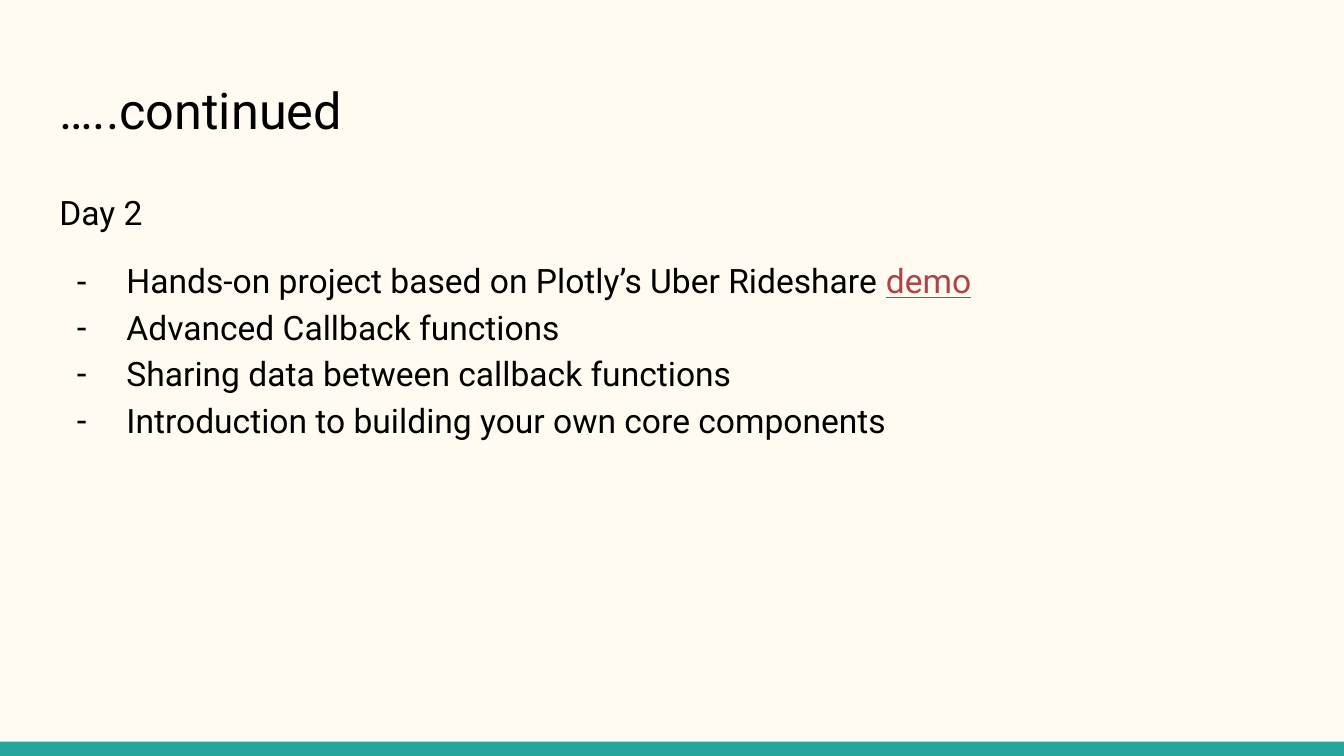
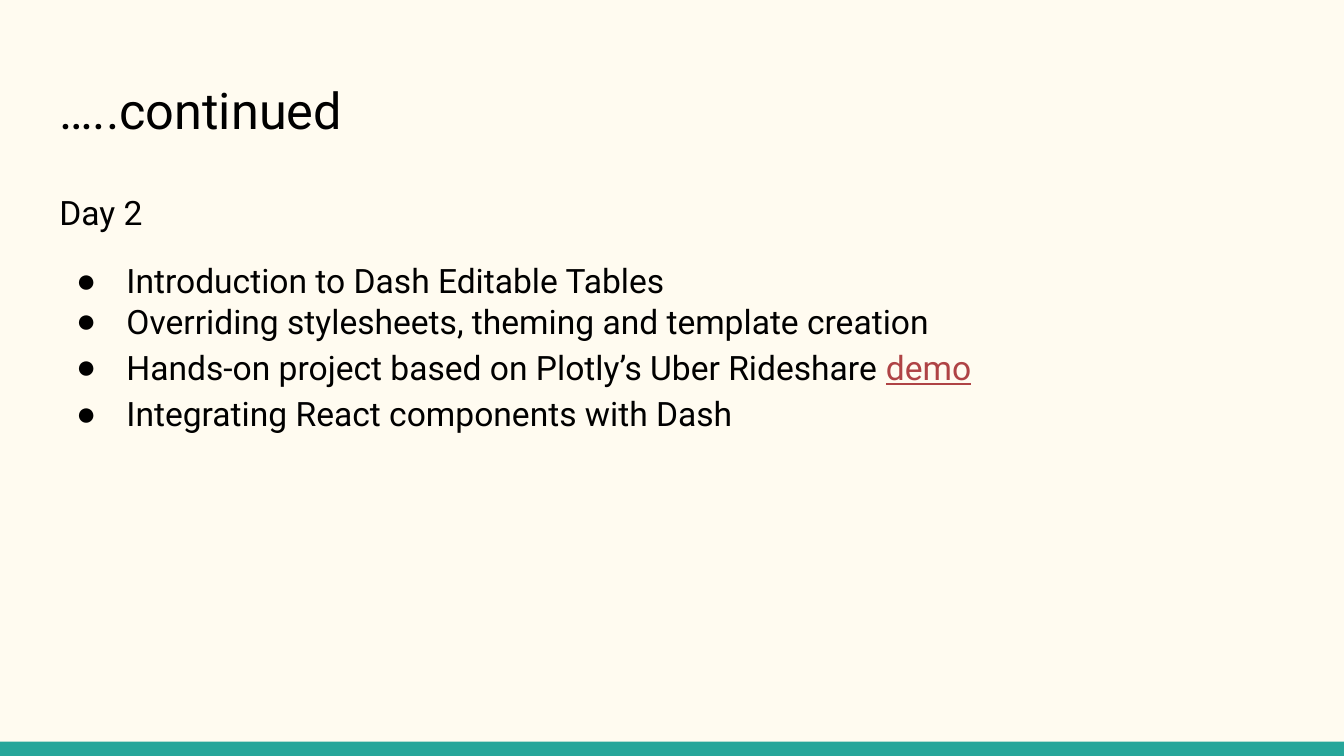
Before and after one commit to KritikaVersha/Plotly_Dash_Training, a slide deck: slide 4 of plotly-dash-training/Python with Plotly and Dash.pptx (slide 7 before the commit). Drawn at 1344x756 pixels with LibreOffice and Linux fonts; fonts in the diff are those of the drawing. Boxes give left, top, right and bottom in pixels: in the first picture for what was removed or moved away, otherwise in the second. Text is boxed around its words. In the diff, an @@ line names an element or a change of style, - is before the commit and + after.

```diff
--- a/plotly-dash-training/Python with Plotly and Dash.pptx
+++ b/plotly-dash-training/Python with Plotly and Dash.pptx
@@ text at bbox=[126, 267, 929, 341]: paragraphs added @@
+● Introduction to Dash Editable Tables
+● Overriding stylesheets, theming and template creation
@@ text at bbox=[126, 354, 971, 387]: bullet - to ●; less space between paragraphs @@
@@ text at bbox=[126, 400, 732, 433]: text changed @@
-– Advanced Callback functions
-– Sharing data between callback functions
-– Introduction to building your own core components
+● Integrating React components with Dash
```
Also in this commit, not shown: 7 other slides changed, 16 slides added.
